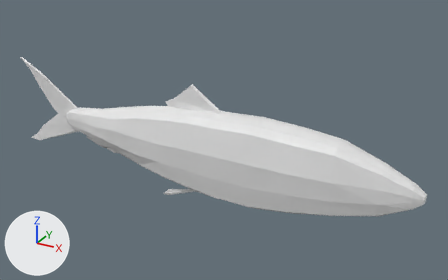
The Blender file art_source/fish_mesh.blend as it was, and as the next commit left it.
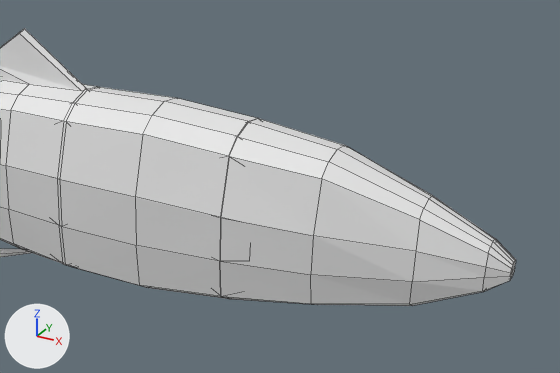
The first picture shows the older version from a camera (50 mm lens) standing at (0.323, -0.584, 0.309) and looking at (-0.008, 0.018, 0.009). The close-ups show both versions on the part from 40% to 100% of the width and 25% to 89% of the height of that picture; other places that the commit changed are outside them. The axes (+X, +Y, +Z) are drawn at lower left. The lights are the same throughout. The close-ups show mesh edges as thin lines.

Objects in the first close-up: 'Head', 'Segment1', 'SegmentMid'.
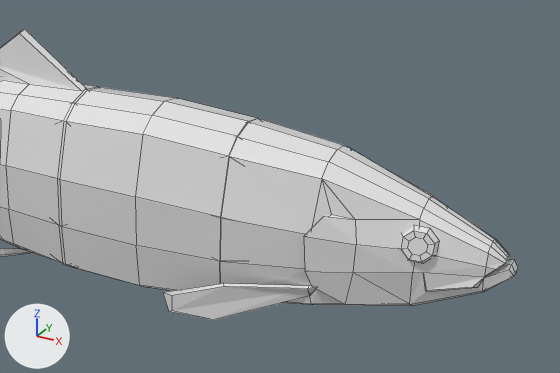
What differs and where, as boxes [x1, y1, x2, y2] in the close-ups (560 x 373 px):
'Head', reshaped (20% wider, 7% taller): before [220, 118, 516, 306]; after [163, 118, 518, 320]
part 1 of me_cube_006, added: after [400, 226, 439, 263]
part 2 of me_cube_006, built on: before [220, 178, 516, 306]; after [163, 178, 518, 320]

The change, as a list of edits to the scene's bpy script:
```text
Add mat_fishmaterial:
    mat_fishmaterial = principled_material('FishMaterial')
    mat_fishmaterial.base_color = (0.8, 0.8, 0.8)  # white #e7e7e7
    mat_fishmaterial.roughness = 0.0662
    mat_fishmaterial.specular_ior_level = 0.874
Change me_cube_006:
    used by ob_head; location = (0.0, 0.0, 0.0)
    remove me_cube_006.from_pydata(...)  # 49 vertices, 38 faces; spans x 0.079..0.235, y 0.0..0.031, z -0.051..0.051
    add me_cube_006.from_pydata(...)  # 103 vertices, 85 faces; spans x 0.07..0.237, y 0.0..0.044, z -0.051..0.051
    me_cube_006 part 1: a new loose piece of 24 vertices spanning x 0.183..0.201, y 0.013..0.021, z 0.002..0.02, in mat_fishmaterial (white #e7e7e7)
    me_cube_006 part 2
    5 vertices are removed from x 0.143..0.235, y 0.005..0.027, z -0.014..0.009
    14 faces are deleted
    3 vertices in x 0.235, y 0.0..0.005, z 0.004..0.005 move by (-0.003, 0.0, 0.002)
    4 vertices move from x 0.235, y 0.0..0.005, z -0.003..0.001 to x 0.234..0.237, y 0.0..0.005, z -0.001..0.004
    35 vertices are added at x 0.07..0.234, y 0.0..0.044, z -0.048..0.021
    44 new faces join them
    add me_cube_006.materials.append(mat_fishmaterial)  # white #e7e7e7
```
